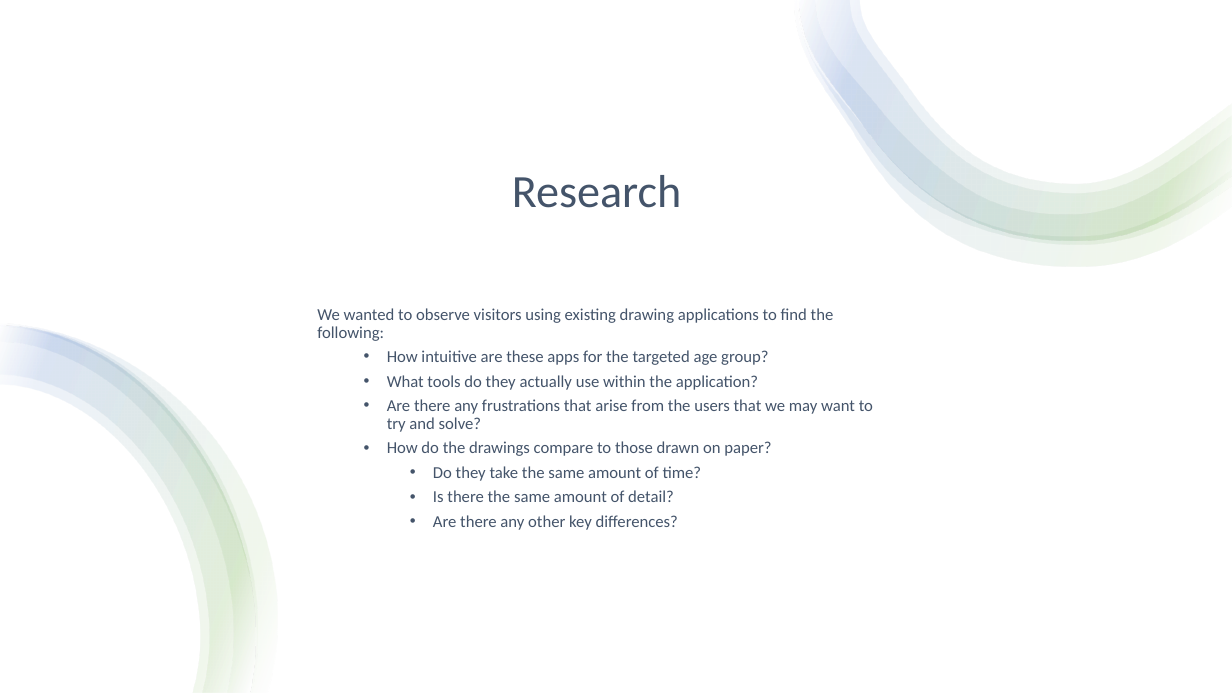
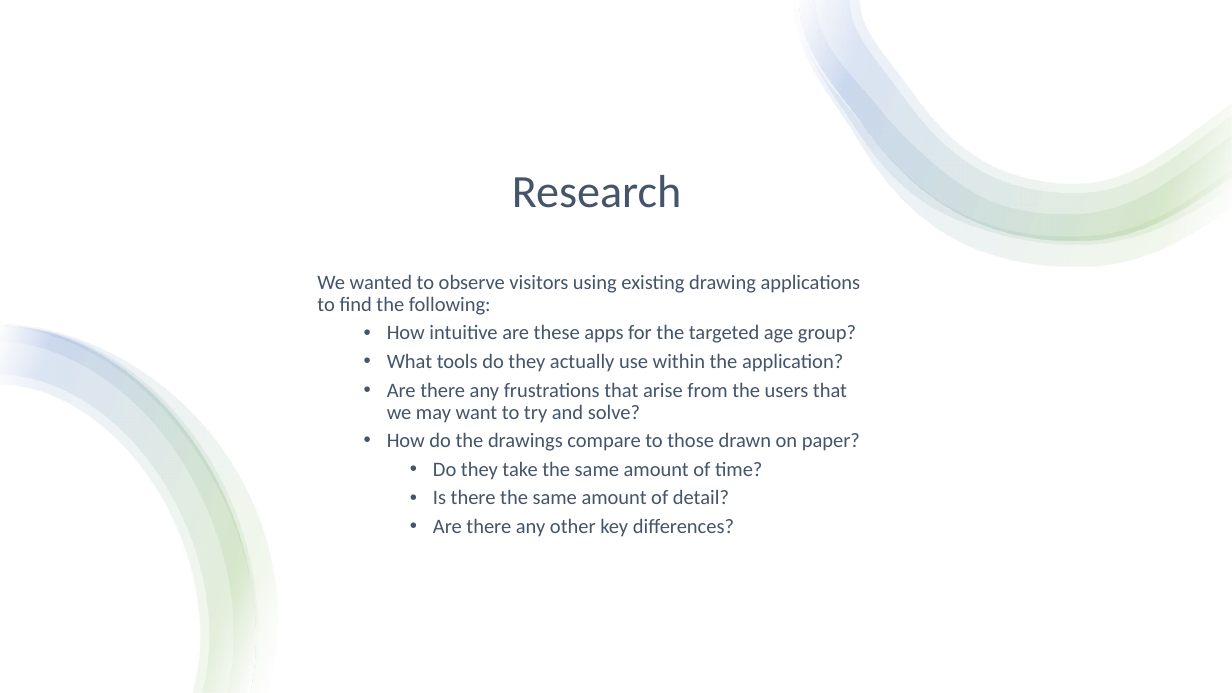
Before and after one commit to jgalminas/nma, a slide deck: slide 6 of Project Docs/National Marine Aquarium.pptx. Drawn at 1232x693 pixels with LibreOffice and Linux fonts; fonts in the diff are those of the drawing. Boxes give left, top, right and bottom in pixels: in the first picture for what was removed or moved away, otherwise in the second. Text is boxed around its words. In the diff, an @@ line names an element or a change of style, - is before the commit and + after.

```diff
--- a/Project Docs/National Marine Aquarium.pptx
+++ b/Project Docs/National Marine Aquarium.pptx
@@ text "We wanted to observe visitors ...": place and size @@
-text "We wanted to observe visitors ..." at [317, 308, 873, 530]
+text "We wanted to observe visitors ..." at [317, 274, 861, 537]
@@ text "We wanted to observe visitors ..." at [317, 274, 861, 537]: size 13 to 16 pt @@
```
Also in this commit, not shown: 8 other slides changed.
